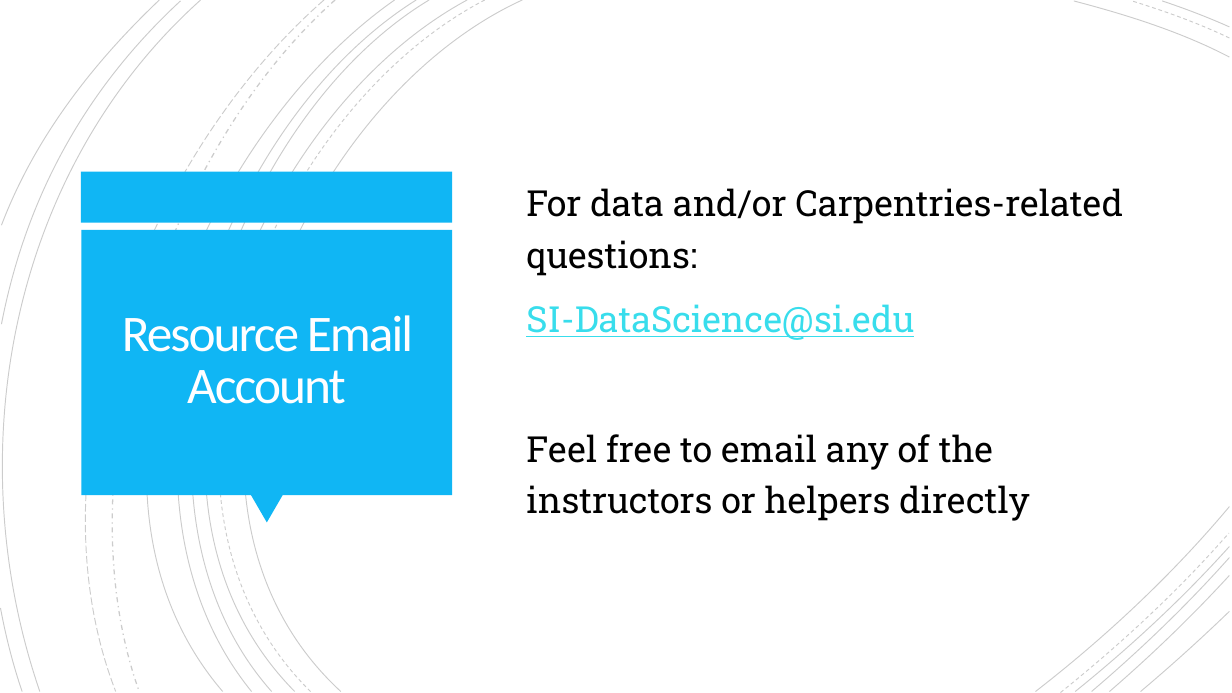
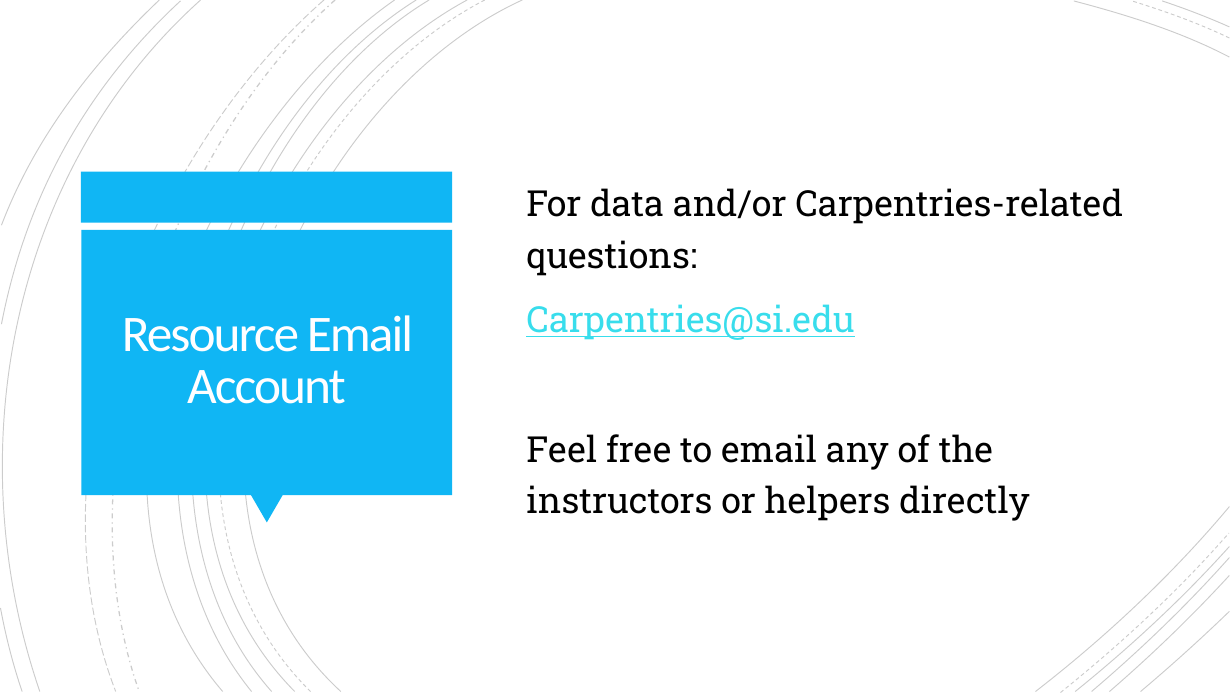
Before and after one commit to SmithsonianWorkshops/workshop-slides, a slide deck: slide 7 of Data Carpentry Wrap-Up.pptx. Drawn at 1232x693 pixels with LibreOffice and Linux fonts; fonts in the diff are those of the drawing. Boxes give left, top, right and bottom in pixels: in the first picture for what was removed or moved away, otherwise in the second. Text is boxed around its words. In the diff, an @@ line names an element or a change of style, - is before the commit and + after.

Commit message:
Update Carpentries email address

```diff
--- a/Data Carpentry Wrap-Up.pptx
+++ b/Data Carpentry Wrap-Up.pptx
@@ text at [526,304,854,340]: text changed @@
-SI-DataScience@si.edu
+Carpentries@si.edu
```
Also in this commit, not shown: 3 other slides changed, 1 other file.
